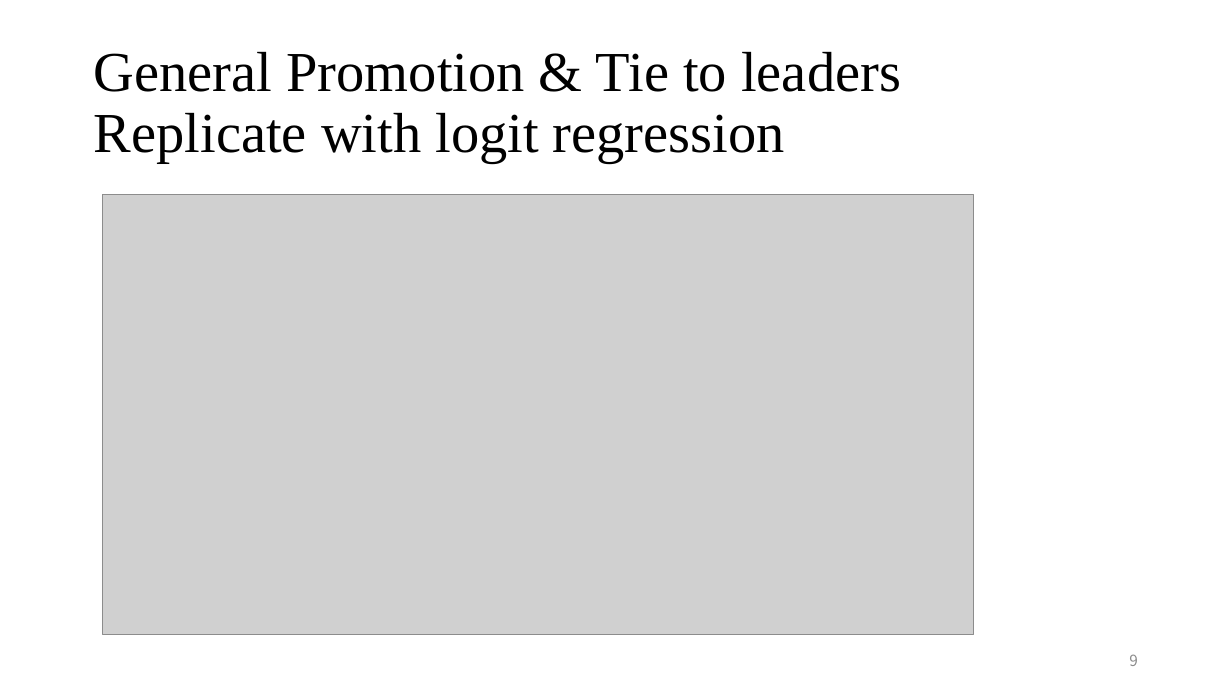
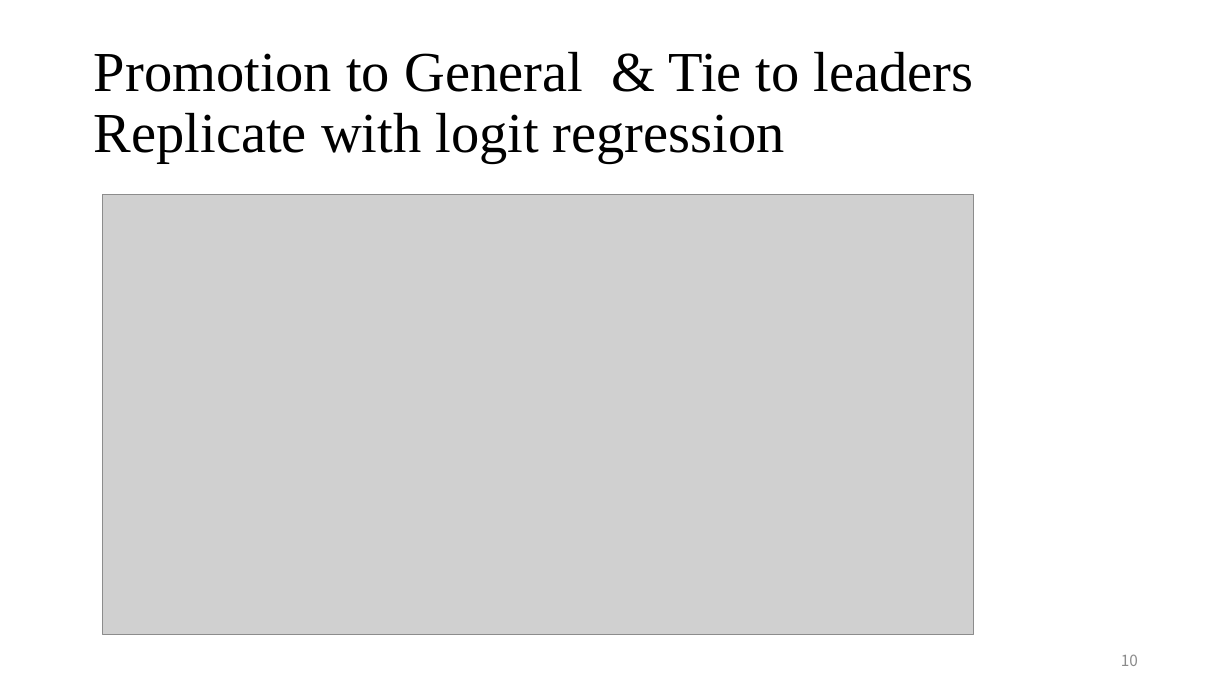
Before and after one commit to CaesarCoder/StatsII_Spring2023, a slide deck: slide 10 of Replication Project/Replication_Tianxin_Zhang_21352232.pptx (slide 9 before the commit). Drawn at 1232x693 pixels with LibreOffice and Linux fonts; fonts in the diff are those of the drawing; grey boxes stand for pictures. Boxes give left, top, right and bottom in pixels: in the first picture for what was removed or moved away, otherwise in the second. Text is boxed around its words. In the diff, an @@ line names an element or a change of style, - is before the commit and + after.

```diff
--- a/Replication Project/Replication_Tianxin_Zhang_21352232.pptx
+++ b/Replication Project/Replication_Tianxin_Zhang_21352232.pptx
@@ title at (94,51,974,163): text changed @@
-General Promotion & Tie to leaders
-Replicate with logit regression
+Promotion to General & Tie to leaders
+Replicate with logit regression
@@ page number at (1121,654,1138,666): text changed @@
-9
+10
```
Also in this commit, not shown: 4 other slides changed, 1 other file.
